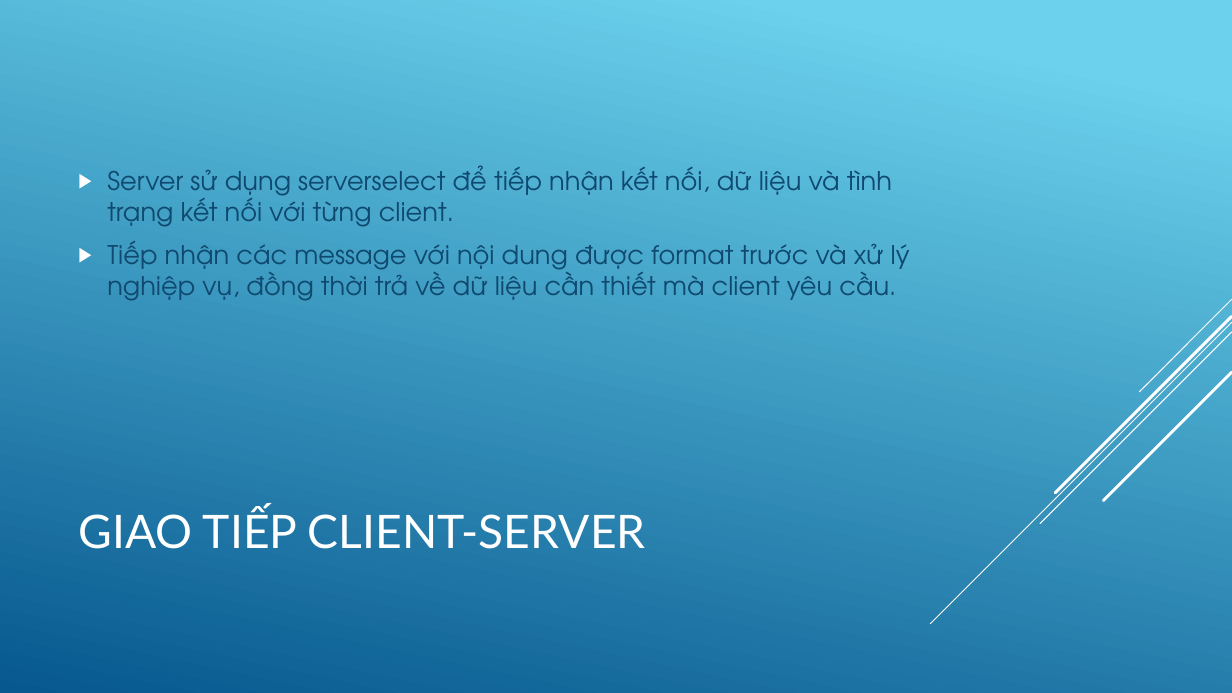
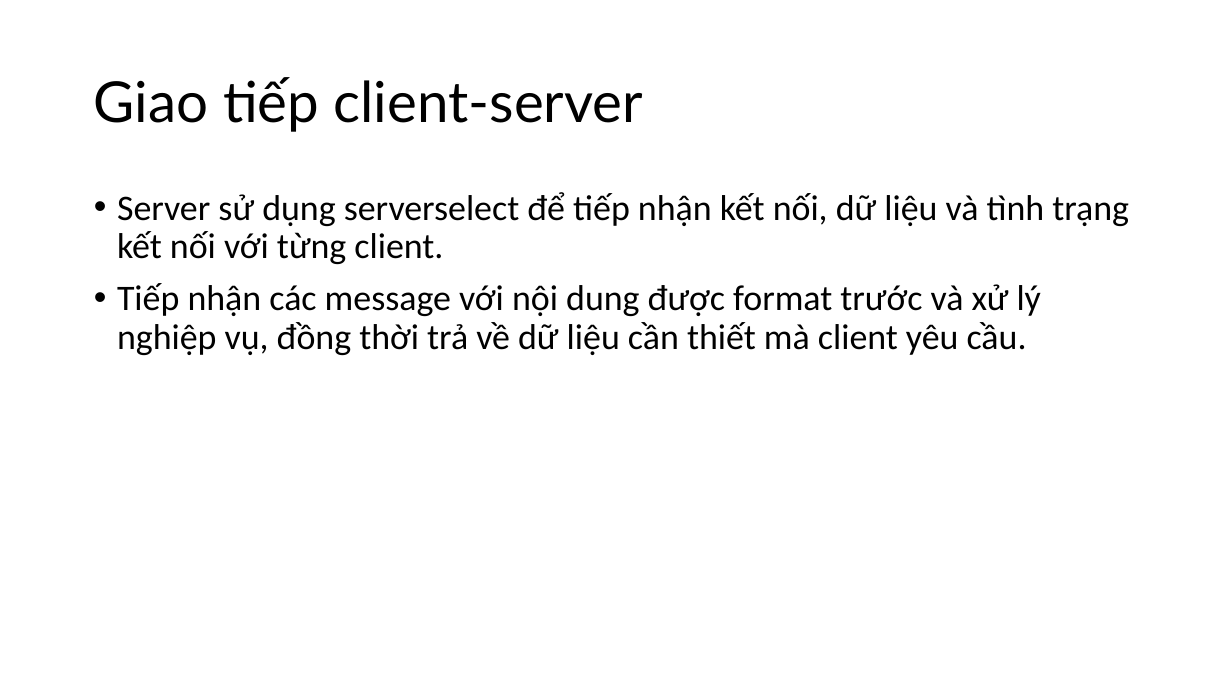
Before and after one commit to duybkict/BattleShip, a slide deck: slide 8 of Documents/Báo cáo lập trình mạng.pptx. Drawn at 1232x693 pixels with LibreOffice and Linux fonts; fonts in the diff are those of the drawing. Boxes give left, top, right and bottom in pixels: in the first picture for what was removed or moved away, otherwise in the second. Text is boxed around its words. In the diff, an @@ line names an element or a change of style, - is before the commit and + after.

```diff
--- a/Documents/Báo cáo lập trình mạng.pptx
+++ b/Documents/Báo cáo lập trình mạng.pptx
@@ background gradient #6ED2EB to #06588E to #FFFFFF @@
@@ title at bbox=[94, 77, 644, 132]: text changed; size 36 to 44 pt; text colour #FFFFFF to #000000 @@
-GIAO TIẾP CLIENT-SERVER
+Giao tiếp client-server
@@ text "Server sử dụng serverselect để ...": place and size @@
-text "Server sử dụng serverselect để ..." at bbox=[107, 165, 910, 301]
+text "Server sử dụng serverselect để ..." at bbox=[117, 192, 1129, 355]
@@ text "Server sử dụng serverselect để ..." at bbox=[117, 192, 1129, 355]: size 20 to 28 pt, font TeX Gyre Adventor to Calibri, text colour #0F496F to #000000; bullet ▶ to •; line spacing 1 to 0.9; vertical alignment middle to top @@
@@ group removed at bbox=[931, 299, 1232, 624]: 5 lines @@
```
Also in this commit, not shown: 13 other slides changed.
